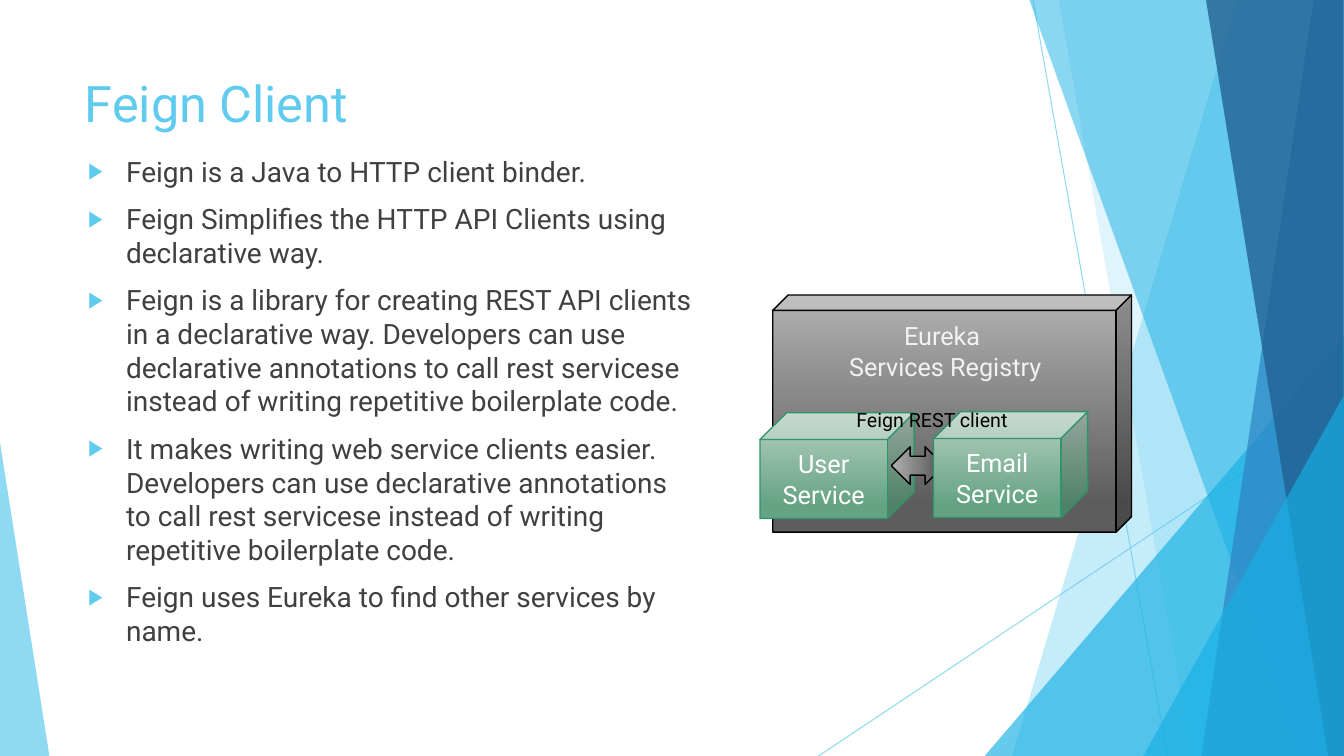
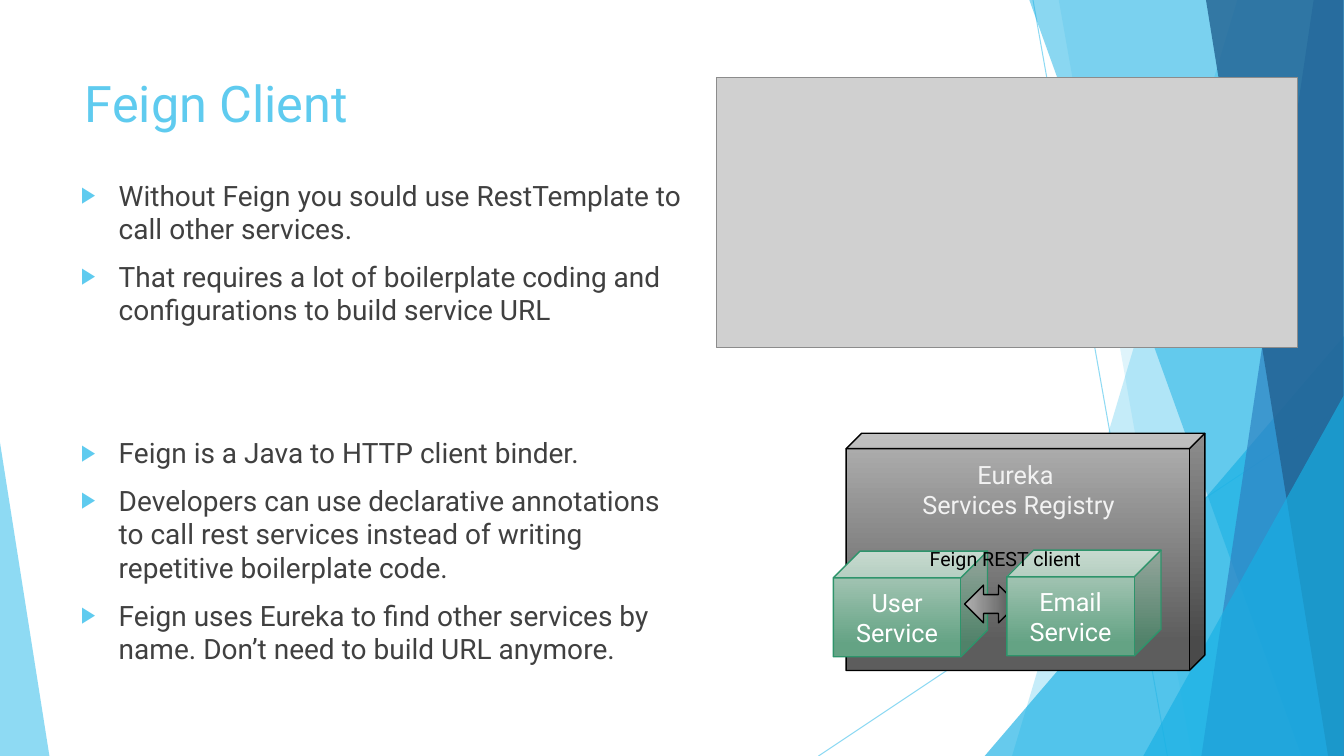
Before and after one commit to vlytsus/springboot-cloud-demo-one, a slide deck: slide 18 of docs/Introduction_To_Microservices_Part_3_microservice.pptx (slide 17 before the commit). Drawn at 1344x756 pixels with LibreOffice and Linux fonts; fonts in the diff are those of the drawing; grey boxes stand for pictures. Boxes give left, top, right and bottom in pixels: in the first picture for what was removed or moved away, otherwise in the second. Text is boxed around its words. In the diff, an @@ line names an element or a change of style, - is before the commit and + after.

```diff
--- a/docs/Introduction_To_Microservices_Part_3_microservice.pptx
+++ b/docs/Introduction_To_Microservices_Part_3_microservice.pptx
@@ picture added at (716,78,1298,348) @@
@@ text "Without Feign you sould use ...": place and size @@
-text "Without Feign you sould use ..." at (126,161,691,642)
+text "Without Feign you sould use ..." at (119,185,681,665)
@@ text at (119,185,681,326): paragraphs added @@
+▶ Without Feign you sould use RestTemplate to call other services.
+▶ That requires a lot of boilerplate coding and configurations to build service URL
@@ 3 cubes, 2 texts: place and size @@
-3 cubes, 2 texts at (760,295,1132,532)
+3 cubes, 2 texts at (834,434,1205,670)
@@ text at (119,490,660,665): text changed @@
-▶ Feign Simplifies the HTTP API Clients using declarative way.
-▶ Feign is a library for creating REST API clients in a declarative way. Developers can use declarative annotations to call rest servicese instead of writing repetitive boilerplate code.
-▶ It makes writing web service clients easier. Developers can use declarative annotations to call rest servicese instead of writing repetitive boilerplate code.
-▶ Feign uses Eureka to find other services by name.
+▶ Developers can use declarative annotations to call rest services instead of writing repetitive boilerplate code.
+▶ Feign uses Eureka to find other services by name. Don’t need to build URL anymore.
@@ up down arrow: place and size @@
-up down arrow at (892,447,944,484)
+up down arrow at (964,585,1017,623)
```
Also in this commit, not shown: 1 slide added.
